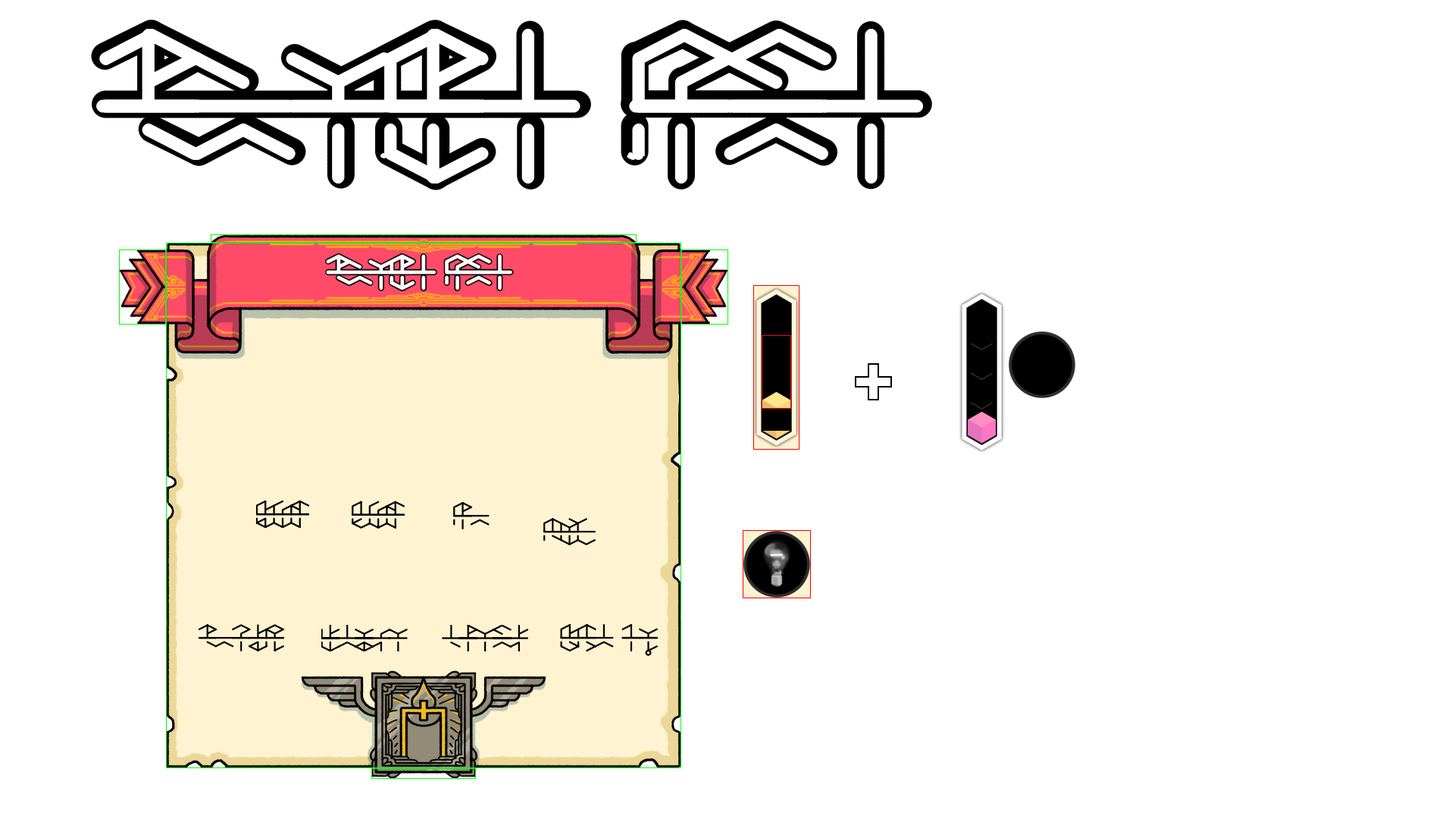
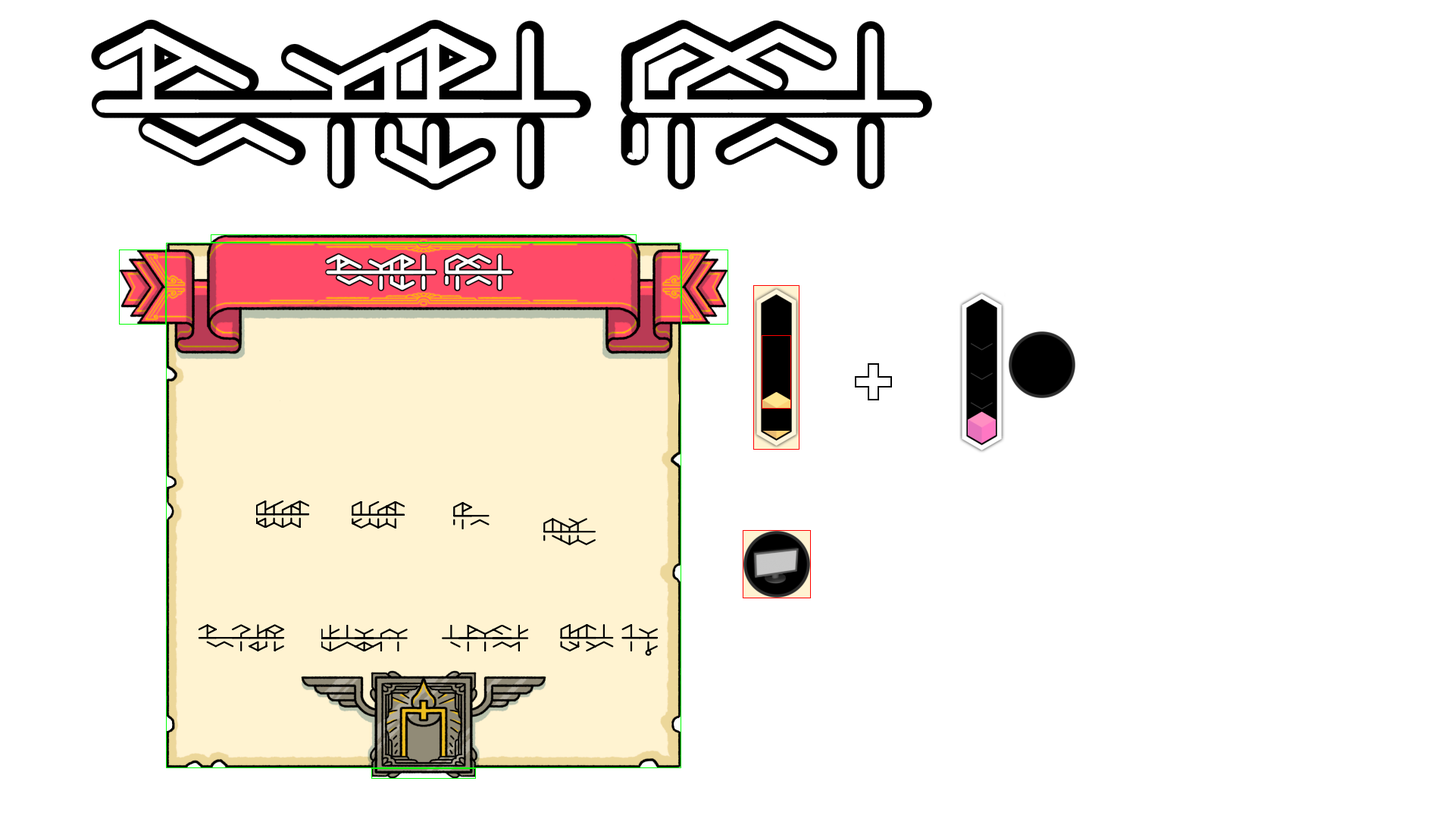
The second 1455×819 image is a revision of the first. Changes to its layers:
hid "graphic_redshift_off.png" over [753, 540, 799, 587]
added layer "graphic_brightness_bright.png" in group "button" over [753, 540, 799, 587]
painted on "background" (2nd of 3, in "button") over [753, 540, 799, 587]
painted on "background" (3rd of 3) over [753, 540, 799, 587]
